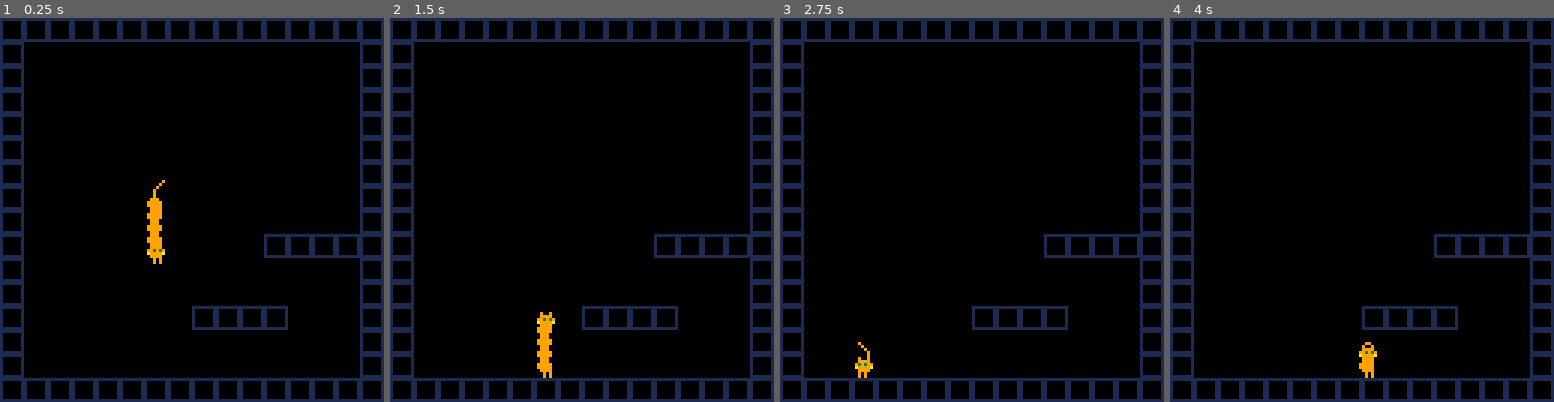
Above: before the commit, frames 1-4 (left to right).
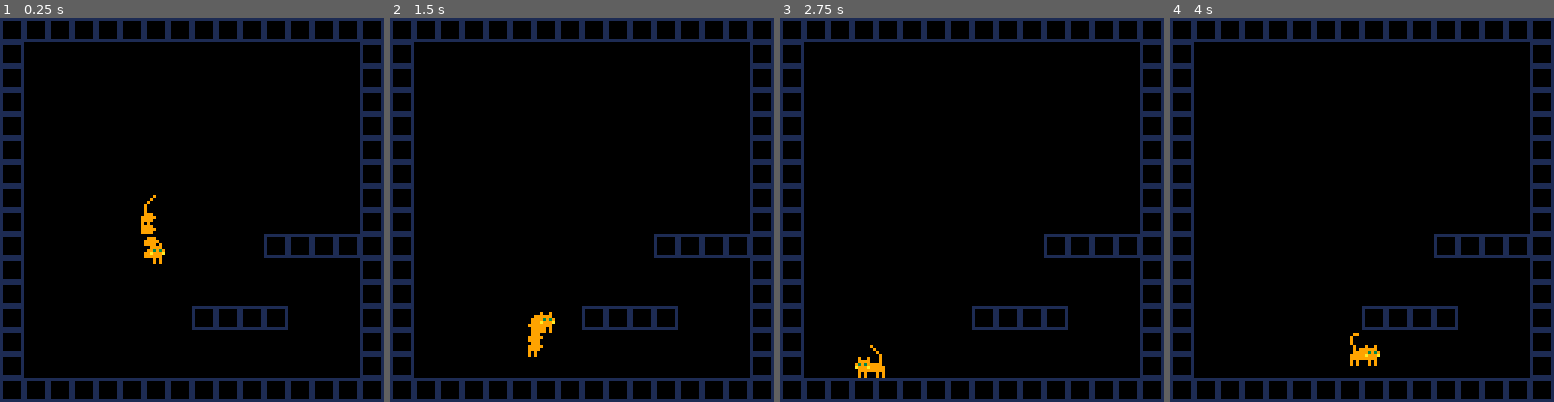
Above: after the commit, the same moments.

Repository: Grouflon/GGJ2021
Game: PICO-8 cartridge cat.p8
Same seed, same stepped clock (60 frames per second), same inputs: the game is played once before the commit and once after it.
Inputs:
- Up to frame 1 (0.25 s): no input
- Up to frame 2 (1.5 s): tap O (Z key) at 0.33, 0.7, 1.43 s
- Up to frame 3 (2.75 s): hold Left 1.97-2.37 s; tap O (Z key) at 2.22 s
- Up to frame 4 (4 s): hold Right 2.87-3.53 s; tap O (Z key) at 3.1, 3.98 s

The runs differ from the first frame. In frame 1, 0.5% of the frame differs, in the area x 36-43%, y 42-63%; in frame 2, 0.6%, in the area x 35-43%, y 77-94%; in frame 3, 0.2%; in frame 4, 0.4%.

Commit message:
body animation feels right

Diff:
--- a/cat.lua
+++ b/cat.lua
@@ -1,22 +1,122 @@
 -- cat.lua
 
 JUMP_CURVE = { -4, -4, -4, -3, -3, -3, -2, -2, -1, 0, 0, 0 }
+SEGMENT_COUNT = 4
+
+function make_animation_state(_cat)
+  local _s = {}
+  _s.cat = _cat
+  _s.segments = {}
+  for _i = 1, SEGMENT_COUNT do
+    add(_s.segments, { _cat.body.x, _cat.body.y })
+  end
+  _s.active = false
+  _s.timer = 0.0
+  _s.time = 0.0
+
+  _s.ratio = function(self)
+    if self.time == 0.0 then
+      if self.active then
+        return 1.0
+      else
+        return 0.0
+      end
+    else
+      return self.timer / self.time
+    end
+  end
+  return _s
+end
 
 function make_cat(_x, _y)
   local _e = make_entity()
-  _e.body = collider.new(_x, _y, 1, 0, 7, 8, LAYER_PLAYER, _e)
-  _e.ground_probe = collider.new(0, 0, 1, 0, 7, 1, LAYER_PROBE, _e)
-  _e.x = _x
-  _e.y = _y
+  _e.body = collider.new(_x, _y, 2, 0, 6, 8, LAYER_PLAYER, _e)
+  _e.ground_probe = collider.new(0, 0, 2, 0, 6, 1, LAYER_PROBE, _e)
   _e.flip = false
   _e.grounded = false
   _e.jump_curve_dir = -1
   _e.jump_curve_index = #JUMP_CURVE
-  _e.segment_count = 5
-  _e.segments = {}
-  for _i = 0, _e.segment_count -  1 do
-    add(_e.segments, { _x, _y })
-  end
+
+  _e.animation = {
+    states = {
+      idle = make_animation_state(_e),
+      trail = make_animation_state(_e),
+    },
+
+    update = function(self, _dt)
+      for _id, _state in pairs(self.states) do
+        if _state.active then
+          _state.timer = min(_state.timer + _dt, _state.time)
+        else
+          _state.timer = max(_state.timer - _dt, 0.0)
+        end
+
+        local _ratio = _state:ratio()
+        if _ratio > 0.0 then
+          _state:update(_dt)
+        end
+      end
+    end,
+
+    get_segments = function(self)
+      local _segments = {}
+      for _i = 1, SEGMENT_COUNT do
+        add(_segments, { 0, 0 })
+      end
+
+      for _id, _state in pairs(self.states) do
+        local _ratio = _state:ratio()
+        if _ratio > 0.0 then
+          for _i = 1, SEGMENT_COUNT do
+            _segments[_i][1] = _segments[_i][1] + _ratio * _state.segments[_i][1]
+            _segments[_i][2] = _segments[_i][2] + _ratio * _state.segments[_i][2]
+          end
+        end
+      end
+
+      return _segments
+    end,
+
+    set_state = function(self, _name, _time)
+      if self.states[_name] == nil then return end
+      for _id, _state in pairs(self.states) do
+        local _ratio = _state:ratio()
+        _state.active = _id == _name
+        _state.time = _time
+        _state.timer = _time * _ratio
+      end
+    end,
+  }
+
+  _e.animation.states.idle.update = function(self, _dt)
+    local _cat = self.cat
+    local _sign = bool_to_sign(_cat.flip)
+    for _i = 1, SEGMENT_COUNT do
+      self.segments[_i][1] = _cat.body.x + flr(_i * 1 * _sign)
+      self.segments[_i][2] = _cat.body.y
+    end
+  end
+
+  _e.animation.states.trail.update = function(self, _dt)
+    local _cat = self.cat
+    local _sign = bool_to_sign(_cat.flip)
+    for _i = 1, SEGMENT_COUNT do
+      local _index = min(_i, #_cat.pos_samples)
+      local _x, _y = _cat.pos_samples[_index][1], _cat.pos_samples[_index][2]
+      local _dx = _x - _cat.body.x
+      local _min_dx = flr(_i * 0.5* _sign)
+      if _cat.flip then
+        _x = _cat.body.x + max(_dx, _min_dx)
+      else
+        _x = _cat.body.x + min(_dx, _min_dx)
+      end
+      self.segments[_i][1] = _x
+      self.segments[_i][2] = _y
+    end
+  end
+
+  _e.animation:set_state("trail", 0.0)
+
   _e.pos_samples = {}
 
   _e.start = function(self)
@@ -41,10 +141,10 @@
     end
 
     if self.grounded and btnp(4) then
-      --log(self.grounded)
       self.jump_curve_dir = 1
       self.jump_curve_index = 1
       self.grounded = false
+      --log("jump")
     end
 
     if not self.grounded then
@@ -62,6 +162,9 @@
     local _previous_grounded = self.grounded
     self.grounded = physics.test(self.ground_probe, LAYER_WALLS)
 
+    if not _previous_grounded and self.grounded then
+    end
+
     if _previous_grounded and not self.grounded then
       self.jump_curve_dir = -1
       self.jump_curve_index = #JUMP_CURVE
@@ -72,29 +175,31 @@
       deli(self.pos_samples)
     end
 
-    for _i = 1, self.segment_count do
-      local _index = min(_i, #self.pos_samples)
-      local _x, _y = self.pos_samples[_index][1], self.pos_samples[_index][2]
-      self.segments[_i][1] = _x
-      self.segments[_i][2] = _y
-    end
+    if self.grounded then
+      self.animation:set_state("idle", 5)
+    else
+      self.animation:set_state("trail", 5)
+    end
+
+    self.animation:update(_dt)
   end
 
 
   _e.draw = function(self)
     local _b = self.body
-
-    local _sign = 1
-    if self.flip then _sign = -1 end
+    local _sign = bool_to_sign(self.flip)
 
     -- segments
-    for _i, _segment in ipairs(self.segments) do
+    local _segments = self.animation:get_segments()
+    for _i, _segment in ipairs(_segments) do
       renderer.spr(2, _segment[1], _segment[2], 0, 1, 1, self.flip)
     end
-    local _last_segment = last(self.segments)
+    local _last_segment = last(_segments)
 
     -- tail
-    local _tail_base_x, _tail_base_y = _last_segment[1] + 4 - 1 * _sign, _last_segment[2] + 1
+    local _tail_offset = 1
+    if not self.flip then _tail_offset = -2 end
+    local _tail_base_x, _tail_base_y = _last_segment[1] + 4 + _tail_offset, _last_segment[2] + 2
     local _px, _py = _tail_base_x, _tail_base_y
     local _tail_length = 5
     for _ty = 0, _tail_length do
@@ -109,7 +214,7 @@
     end
 
     -- legs
-    renderer.spr(3, _last_segment[1], _last_segment[2], 0, 1, 1, self.flip)
+    renderer.spr(3, _last_segment[1] + 2 * _sign, _last_segment[2], 0, 1, 1, self.flip)
     renderer.spr(3, _b.x, _b.y, 0, 1, 1, self.flip)
 
     -- head
--- a/cat.p8
+++ b/cat.p8
@@ -77,10 +77,10 @@
 __gfx__
 00000000000000000000000000000000000000000000000000000000000000000000000000000000000000000000000000000000000000000000000000000000
 00000000009009000000000000000000000000000000000000000000000000000000000000000000000000000000000000000000000000000000000000000000
-00700700009999000099900000000000000000000000000000000000000000000000000000000000000000000000000000000000000000000000000000000000
-00077000099393900999990000000000000000000000000000000000000000000000000000000000000000000000000000000000000000000000000000000000
-000770000a9999a00999990000000000000000000000000000000000000000000000000000000000000000000000000000000000000000000000000000000000
-00700700009999000099900000090900000000000000000000000000000000000000000000000000000000000000000000000000000000000000000000000000
+00700700009999000000000000000000000000000000000000000000000000000000000000000000000000000000000000000000000000000000000000000000
+00077000099393900099900000000000000000000000000000000000000000000000000000000000000000000000000000000000000000000000000000000000
+0007700009a999a00999990000000000000000000000000000000000000000000000000000000000000000000000000000000000000000000000000000000000
+00700700009999000999900000090900000000000000000000000000000000000000000000000000000000000000000000000000000000000000000000000000
 00000000000000000000000000090900000000000000000000000000000000000000000000000000000000000000000000000000000000000000000000000000
 00000000000000000000000000090900000000000000000000000000000000000000000000000000000000000000000000000000000000000000000000000000
 00000000000000000000000000000000000000000000000000000000000000000000000000000000000000000000000000000000000000000000000000000000
--- a/lib/log.lua
+++ b/lib/log.lua
@@ -1,6 +1,6 @@
 -- log.lua
 
-LOG_DISPLAY_TIME = 90
+LOG_DISPLAY_TIME = 3.0 -- seconds
 
 logs = {}
 
@@ -16,13 +16,13 @@
 end
 
 function draw_log()
-  local _t = time() - LOG_DISPLAY_TIME
 
   local _i = #logs
   local _y = 0
   while _i > 0 do
     local _log = logs[_i]
-    if _log.time < _t then
+    local _t = time() - _log.time
+    if _t > LOG_DISPLAY_TIME then
       deli(logs, _i)
     else
       print(_log.str, 0, _y * 7, _log.c)
--- a/lib/math.lua
+++ b/lib/math.lua
@@ -87,6 +87,14 @@
   end
 end
 
+function bool_to_sign(_b)
+  if _b then
+    return 1.0
+  else
+    return -1.0
+  end
+end
+
 D2P = 1 / 360.0 -- degrees to Pico-8 angle unit
 P2D = 360.0 -- Pico-8 angle unit to degrees
 
Not shown, added: TODO.txt
